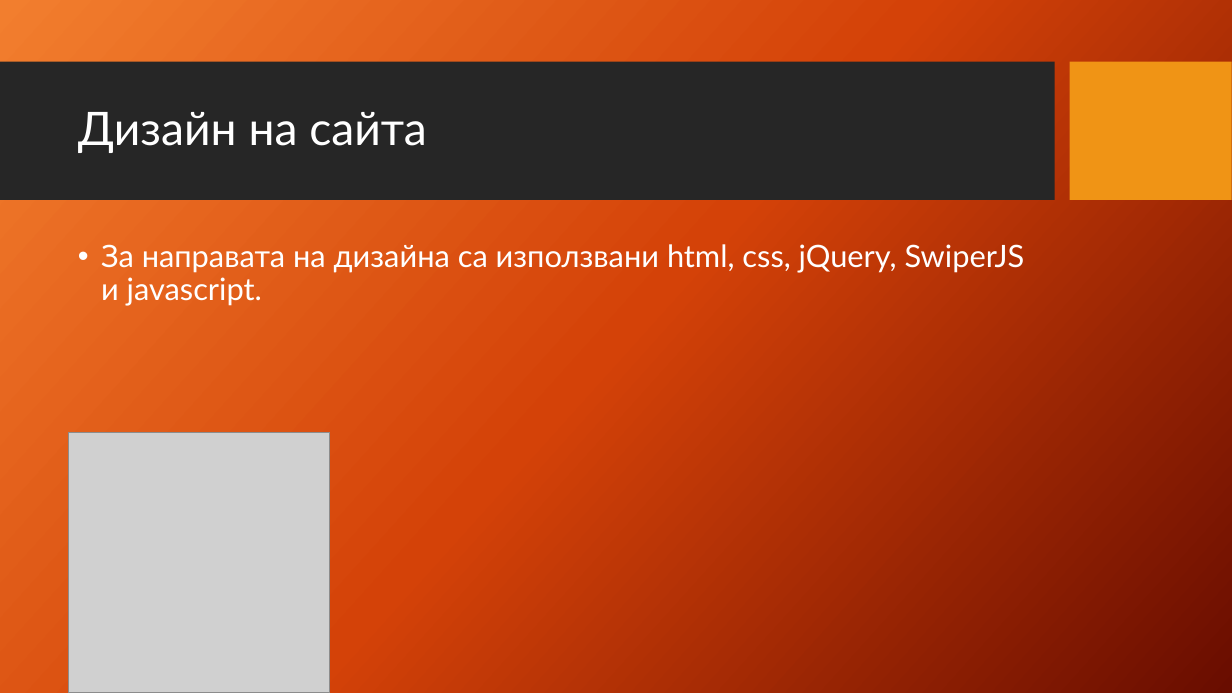
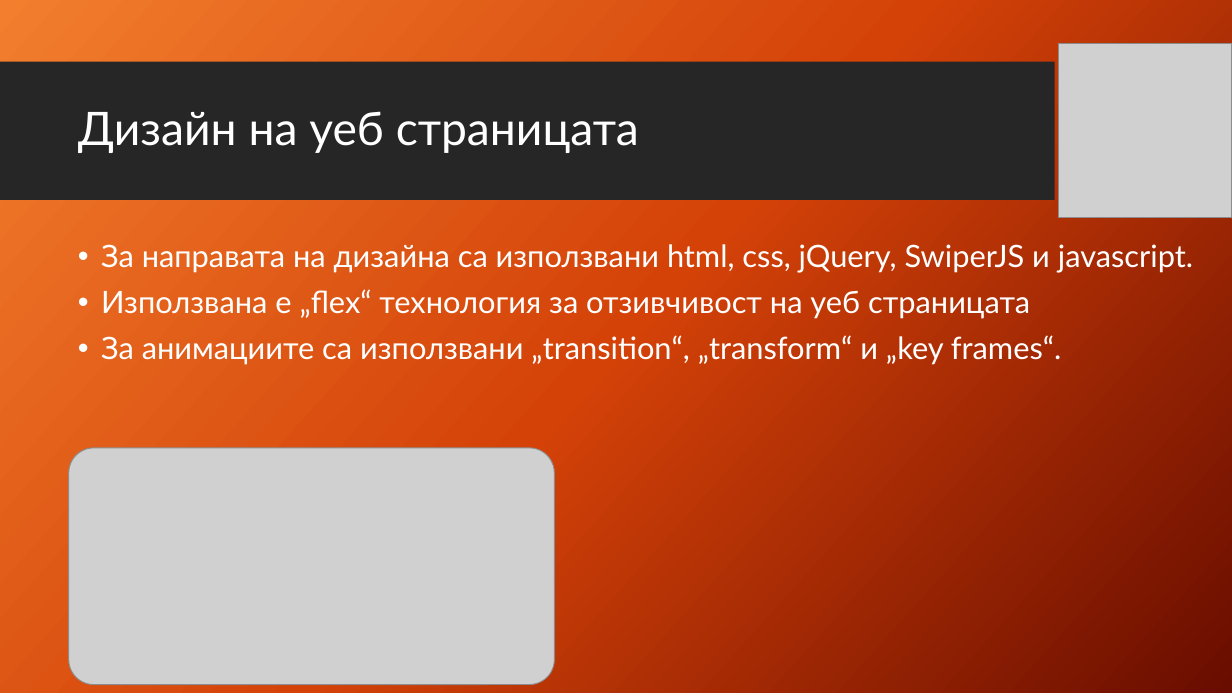
Before and after one commit to VPavlov16/xiaomi, a slide deck: slide 5 of Уеб сайт за дистрибуция на Xiaomi.pptx. Drawn at 1232x693 pixels with LibreOffice and Linux fonts; fonts in the diff are those of the drawing; grey boxes stand for pictures; background and template pictures are left out. Boxes give left, top, right and bottom in pixels: in the first picture for what was removed or moved away, otherwise in the second. Text is boxed around its words. In the diff, an @@ line names an element or a change of style, - is before the commit and + after.

```diff
--- a/Уеб сайт за дистрибуция на Xiaomi.pptx
+++ b/Уеб сайт за дистрибуция на Xiaomi.pptx
@@ picture: place and size @@
-picture at box(68, 433, 329, 693)
+picture at box(1058, 44, 1232, 218)
@@ title at box(78, 111, 639, 153): text changed @@
-Дизайн на сайта
+Дизайн на уеб страницата
@@ text at box(101, 289, 1062, 365): paragraphs added @@
+• Използвана е „flex“ технология за отзивчивост на уеб страницата
+• За анимациите са използвани „transition“, „transform“ и „key frames“.
@@ picture added at box(68, 448, 555, 685) @@
```
Also in this commit, not shown: 1 other slide changed.
